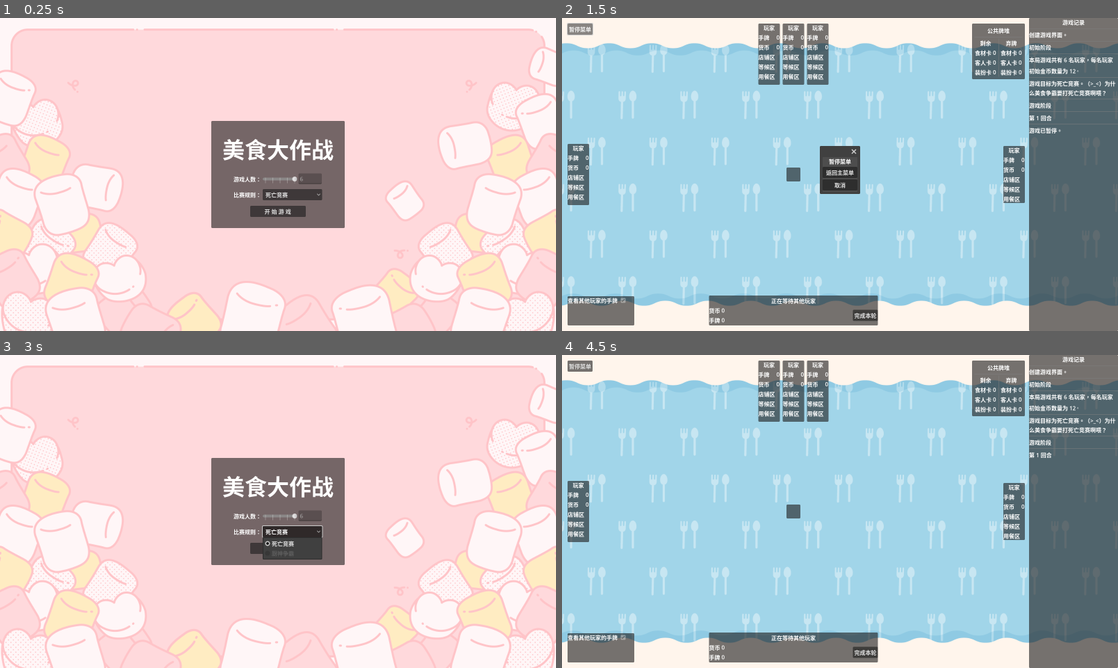
Above: before the commit, frames 1-4 (two rows, left to right).
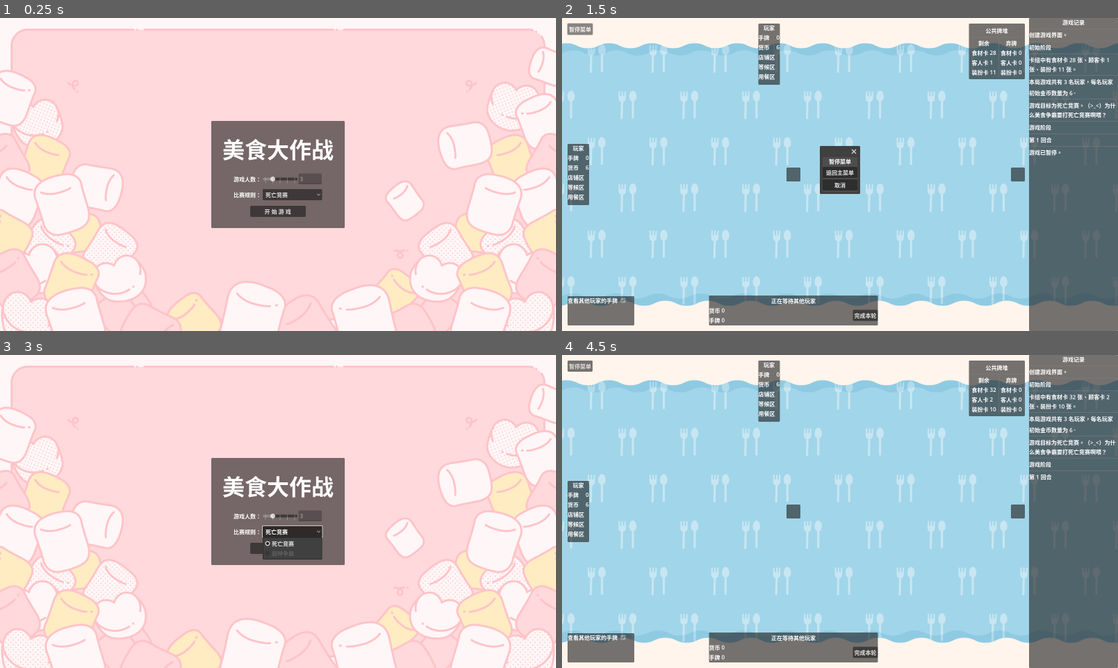
Above: after the commit, the same moments.

Repository: LautskyStudio/FoodCombat
Game: Godot game, scene res://scenes/home_screen.tscn
Two runs of this game, one before a commit and one after it. Both use one fixed random seed, a clock stepped at 60 frames per second and the inputs below.
Inputs:
- Up to frame 1 (0.25 s): no input
- Up to frame 2 (1.5 s): click "开 始 游 戏" at 0.5 s; click "暂停菜单" at 1.25 s
- Up to frame 3 (3 s): click "返回主菜单" at 2 s; click "死亡竞赛" at 2.75 s
- Up to frame 4 (4.5 s): click "死亡竞赛" at 3.5 s; click "开 始 游 戏" at 4.25 s

The runs differ from the first frame. In frame 1, less than 0.1% of the frame differs, in the area x 48-55%, y 50-53%; in frame 2, 3.8%, in the area x 4-100%, y 1-60%; in frame 3, less than 0.1%; in frame 4, 3.7%.

Commit message:
创建卡组

Diff:
--- a/autoloads/settings.gd
+++ b/autoloads/settings.gd
@@ -2,4 +2,4 @@
 extends Node
 
 
-var player_number := 6
+var player_number := 3
--- /dev/null
+++ b/models/card_set/card_set.gd
@@ -0,0 +1,24 @@
+extends RefCounted
+class_name CardSet
+
+
+@export var food_materials: Array[FoodMaterial] = []
+@export var customers: Array[Customer] = []
+@export var decorations: Array[Decoration] = []
+
+
+func _init() -> void:
+	for food_material in FoodMaterials.get_property_list().map(func(x): return FoodMaterials.get(x.name)):
+		if food_material is FoodMaterial:
+			for i in range(randi_range(2, 6)):
+				food_materials.append(food_material.duplicate())
+
+	for customer in Customers.get_property_list().map(func(x): return Customers.get(x.name)):
+		if customer is Customer:
+			for i in range(randi_range(1, 3)):
+				customers.append(customer.duplicate())
+
+	for decoration in Decorations.get_property_list().map(func(x): return Decorations.get(x.name)):
+		if decoration is Decoration:
+			for i in range(randi_range(1, 2)):
+				decorations.append(decoration.duplicate())
--- a/models/customer/customer.gd
+++ b/models/customer/customer.gd
@@ -6,6 +6,8 @@
 @export var events: Array[Event] = []
 
 
-func _init(p_needs: Array[Need], p_events: Array[Event]) -> void:
+func _init(p_title := "", p_description := "", p_needs: Array[Need] = [], p_events: Array[Event] = []) -> void:
+	title = p_title
+	description = p_description
 	needs = p_needs
 	events = p_events
--- a/models/customer/customers.gd
+++ b/models/customer/customers.gd
@@ -1 +1,9 @@
 extends Node
+
+
+var 金闪闪 = Customer.new(
+	'金闪闪',
+	'掌握王之财宝的英雄王。',
+	[],
+	[Events.五谷丰登]
+)
--- a/models/decoration/decoration.gd
+++ b/models/decoration/decoration.gd
@@ -9,7 +9,7 @@
 var installed_turn := 0
 
 
-func _init(p_title: String, p_description: String, p_kind: String, p_duration: int, p_effect: Callable) -> void:
+func _init(p_title := "", p_description := "", p_kind := "", p_duration := 0, p_effect := func(): pass) -> void:
 	title = p_title
 	description = p_description
 	kind = p_kind
--- a/models/decoration/decorations.gd
+++ b/models/decoration/decorations.gd
@@ -2,77 +2,77 @@
 
 
 var 普通店面 = Decoration.new(
-    '普通店面',
-    '普通的店，没什么特别。',
-    '店面',
-    0,
-    func (): pass
+	'普通店面',
+	'普通的店，没什么特别。',
+	'店面',
+	0,
+	func (): pass
 )
 
 var 豪华店面 = Decoration.new(
-    '豪华店面',
-    '装潢华丽的店面；每回合减少 2 金币；成功接待客人的收入增加 1 金币。',
-    '店面',
-    0,
-    func (_game, player: Player, when: String, _args):
-        match when:
-            "turn_started":
-                player.coins -= 2
-            "customer_succeeded":
-                player.coins += 1
+	'豪华店面',
+	'装潢华丽的店面；每回合减少 2 金币；成功接待客人的收入增加 1 金币。',
+	'店面',
+	0,
+	func (_game, player: Player, when: String, _args):
+		match when:
+			"turn_started":
+				player.coins -= 2
+			"customer_succeeded":
+				player.coins += 1
 )
 
 var 魔法店面 = Decoration.new(
-    '魔法店面',
-    '蕴含着魔法力量的店面；每回合收入 1 金币。',
-    '店面',
-    0,
-    func (_game, player: Player, when: String, _args):
-        match when:
-            "turn_started":
-                player.coins += 1
+	'魔法店面',
+	'蕴含着魔法力量的店面；每回合收入 1 金币。',
+	'店面',
+	0,
+	func (_game, player: Player, when: String, _args):
+		match when:
+			"turn_started":
+				player.coins += 1
 )
 
 var 猫耳女仆 = Decoration.new(
-    '猫耳女仆',
-    '成功接待客人收入增加 1 金币。',
-    '服务员',
-    0,
-    func (_game, player: Player, when: String, _args):
-        match when:
-            'customer_succeeded':
-                player.coins += 1
+	'猫耳女仆',
+	'成功接待客人收入增加 1 金币。',
+	'服务员',
+	0,
+	func (_game, player: Player, when: String, _args):
+		match when:
+			'customer_succeeded':
+				player.coins += 1
 )
 
 var 打工人 = Decoration.new(
-    '打工人',
-    '成功接待客人收入增加 2 金币',
-    '服务员',
-    0,
-    func (_game, player: Player, when: String, _args):
-        match when:
-            'customer_succeeded':
-                player.coins += 2
+	'打工人',
+	'成功接待客人收入增加 2 金币',
+	'服务员',
+	0,
+	func (_game, player: Player, when: String, _args):
+		match when:
+			'customer_succeeded':
+				player.coins += 2
 )
 
 var 多肉植物 = Decoration.new(
-    '多肉植物',
-    '每回合开始时增加 1 金币',
-    '盆栽',
-    3,
-    func (_game, player: Player, when: String, _args):
-        match when:
-            "turn_started":
-                player.coins += 1
+	'多肉植物',
+	'每回合开始时增加 1 金币',
+	'盆栽',
+	3,
+	func (_game, player: Player, when: String, _args):
+		match when:
+			"turn_started":
+				player.coins += 1
 )
 
 var 仙人掌 = Decoration.new(
-    '仙人掌',
-    '每回合开始时增加 2 金币',
-    '盆栽',
-    2,
-    func (_game, player: Player, when: String, _args):
-        match when:
-            "turn_started":
-                player.coins += 2
+	'仙人掌',
+	'每回合开始时增加 2 金币',
+	'盆栽',
+	2,
+	func (_game, player: Player, when: String, _args):
+		match when:
+			"turn_started":
+				player.coins += 2
 )
--- a/models/event/event.gd
+++ b/models/event/event.gd
@@ -7,7 +7,7 @@
 @export var effect := func(_game: PlayScreen, _player: Player): pass
 
 
-func _init(p_name: String, p_description: String, p_effect := func(): pass) -> void:
+func _init(p_name := "", p_description := "", p_effect := func(): pass) -> void:
 	name = p_name
 	description = p_description
 	effect = p_effect
--- a/models/food_material/food_material.gd
+++ b/models/food_material/food_material.gd
@@ -2,10 +2,10 @@
 class_name FoodMaterial
 
 
-@export var name := ""
 @export var category := ""
 
 
-func _init(p_name: String, p_category: String) -> void:
-	name = p_name
+func _init(p_title := "", p_description := "", p_category := "") -> void:
+	title = p_title
+	description = p_description
 	category = p_category
--- a/models/food_material/food_materials.gd
+++ b/models/food_material/food_materials.gd
@@ -1 +1,49 @@
 extends Node
+
+var 大米 = FoodMaterial.new(
+	'大米',
+	'',
+	'米'
+)
+
+var 小米 = FoodMaterial.new(
+	'小米',
+	'',
+	'米'
+)
+
+var 玉米 = FoodMaterial.new(
+	'玉米',
+	'',
+	'水果'
+)
+
+var 菠萝 = FoodMaterial.new(
+	'玉米',
+	'',
+	'水果'
+)
+
+var 火龙果 = FoodMaterial.new(
+	'玉米',
+	'',
+	'水果'
+)
+
+var 猪肉 = FoodMaterial.new(
+	'猪肉',
+	'',
+	'肉'
+)
+
+var 牛肉 = FoodMaterial.new(
+	'牛肉',
+	'',
+	'肉'
+)
+
+var 鱼肉 = FoodMaterial.new(
+	'鱼肉',
+	'',
+	'肉'
+)
--- a/models/need/need.gd
+++ b/models/need/need.gd
@@ -8,7 +8,7 @@
 @export var reward := 0
 
 
-func _init(p_name: String, p_description: String, p_filter: Callable, p_reward: int) -> void:
+func _init(p_name := "", p_description := "", p_filter := func(): pass, p_reward := 0) -> void:
 	name = p_name
 	description = p_description
 	filter = p_filter
--- /dev/null
+++ b/models/need/needs.gd
@@ -0,0 +1 @@
+extends Node
--- a/models/player/player.gd
+++ b/models/player/player.gd
@@ -6,7 +6,7 @@
 @export var player_index := 0
 
 
-var coin := 0
+var coins := 0
 
 var hand_cards: Array[Card] = []
 var hand_cards_dict := {}
--- a/project.godot
+++ b/project.godot
@@ -25,6 +25,7 @@
 FoodMaterials="*res://models/food_material/food_materials.gd"
 Decorations="*res://models/decoration/decorations.gd"
 Events="*res://models/event/events.gd"
+Needs="*res://models/need/needs.gd"
 Customers="*res://models/customer/customers.gd"
 
 [display]
--- a/scenes/play_screen.gd
+++ b/scenes/play_screen.gd
@@ -24,6 +24,10 @@
 	if not Engine.is_editor_hint():
 		Log.push("创建游戏界面。")
 
+	_init_players()
+
+
+func _init_players() -> void:
 	for player in %Players.get_children():
 		if player is Player:
 			players.push_back(player)
--- a/scenes/play_screen.tscn
+++ b/scenes/play_screen.tscn
@@ -297,13 +297,18 @@
 [node name="Player0" parent="Players" instance=ExtResource("12_dpxem")]
 
 [node name="Player1" parent="Players" instance=ExtResource("12_dpxem")]
+player_index = 1
 
 [node name="Player2" parent="Players" instance=ExtResource("12_dpxem")]
+player_index = 2
 
 [node name="Player3" parent="Players" instance=ExtResource("12_dpxem")]
+player_index = 3
 
 [node name="Player4" parent="Players" instance=ExtResource("12_dpxem")]
+player_index = 4
 
 [node name="Player5" parent="Players" instance=ExtResource("12_dpxem")]
+player_index = 5
 
 [connection signal="pressed" from="HUD/HSplitContainer/GameArea/PauseButton" to="StateMachine/Running" method="_on_pause_button_pressed"]
--- a/scenes/play_screen/slim_player_area.gd
+++ b/scenes/play_screen/slim_player_area.gd
@@ -3,6 +3,7 @@
 
 @export var player_path := NodePath()
 var player := Player.new()
+
 
 func _ready() -> void:
 	if player_path:
@@ -16,3 +17,7 @@
 		show()
 	else:
 		hide()
+
+
+func _process(_delta: float) -> void:
+	%CoinNumberLabel.text = str(player.coins)
--- a/scenes/play_screen/states/init.gd
+++ b/scenes/play_screen/states/init.gd
@@ -17,9 +17,22 @@
 func init_game() -> void:
 	game.turn = 0
 
+	var card_set = CardSet.new()
+	game.remaining_cards['food_materials'] = card_set.food_materials
+	game.remaining_cards['customers'] = card_set.customers
+	game.remaining_cards['decorations'] = card_set.decorations
+
+	Log.push('卡组中有食材卡 %d 张、顾客卡 %d 张、装扮卡 %d 张。' % [
+		len(card_set.food_materials),
+		len(card_set.customers),
+		len(card_set.decorations),
+	])
+
 
 func init_coins_and_cards() -> void:
 	var initial_coins = Settings.player_number * 2
+	for player in game.players:
+		player.coins = initial_coins
 
 	Log.push("本局游戏共有 %d 名玩家，每名玩家初始金币数量为 %d。" % [Settings.player_number, initial_coins])
 	Log.push("游戏目标为死亡竞赛。（>_<）为什么美食争霸要打死亡竞赛啊喂？")
